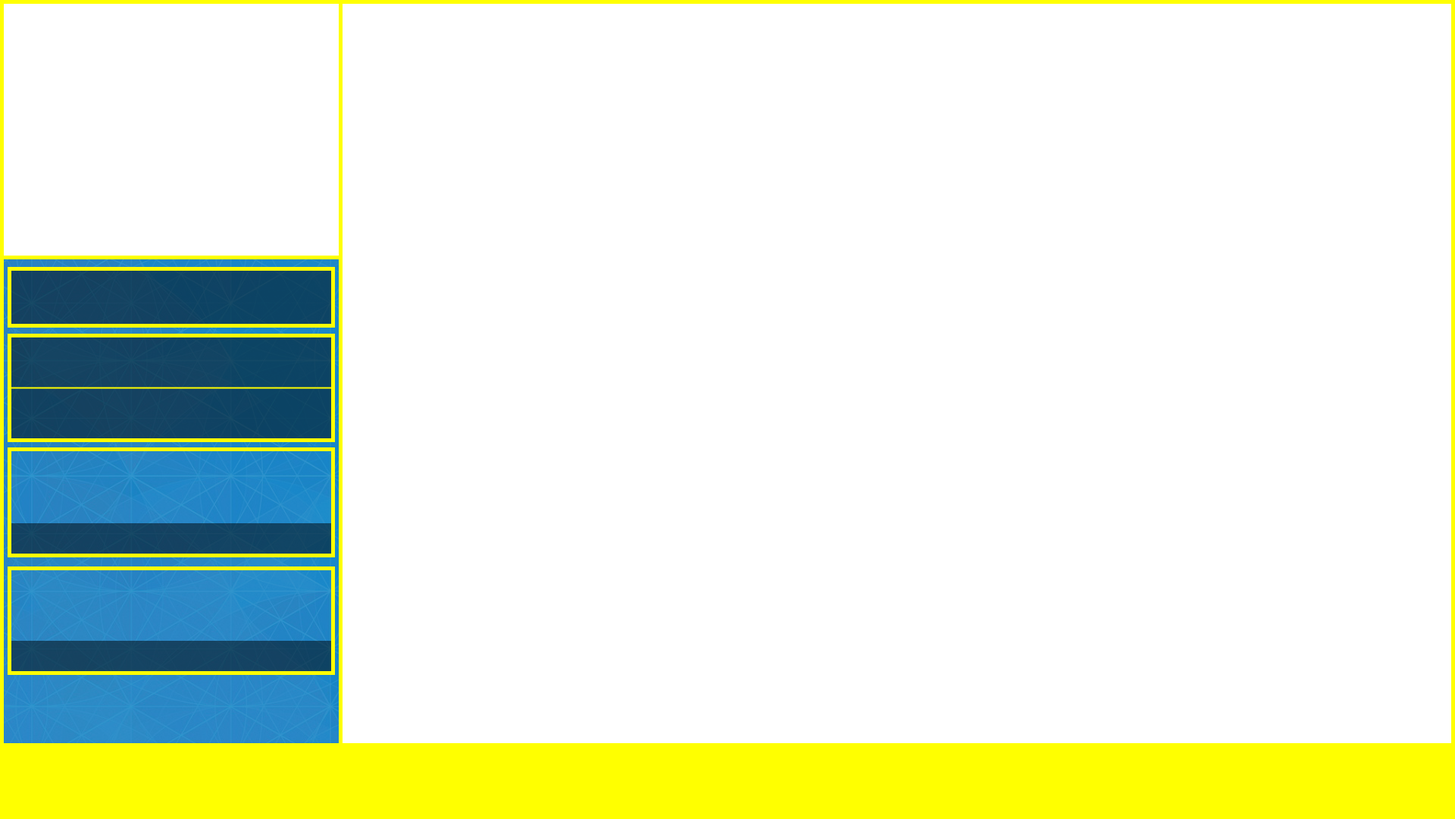
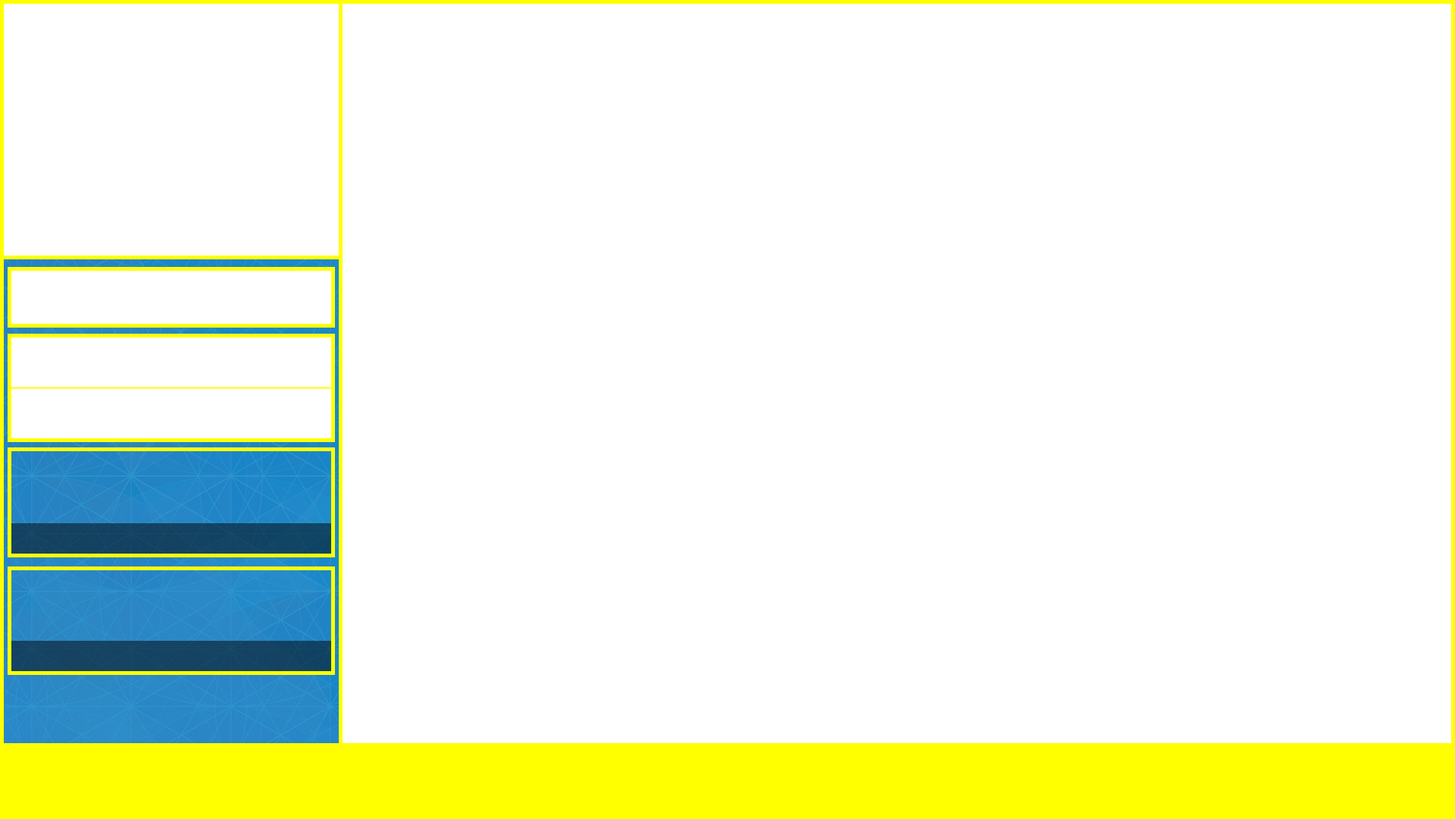
The second 1455 × 819 image is a revision of the first. Changes to its layers:
moved "Comms Outline" above "Comms Shadow" over box(11, 337, 332, 439)
painted on "Background" over box(11, 270, 332, 439)
